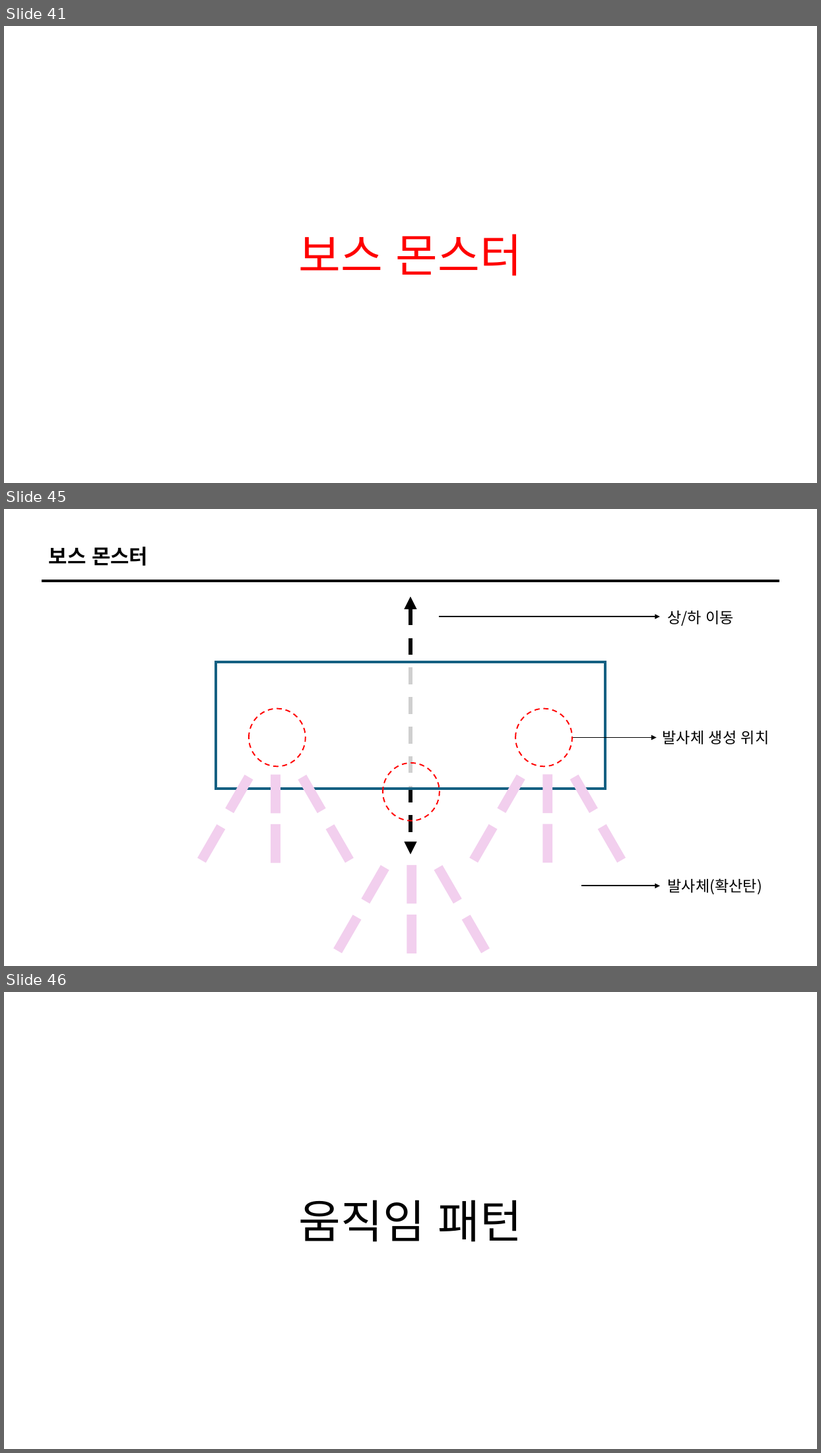
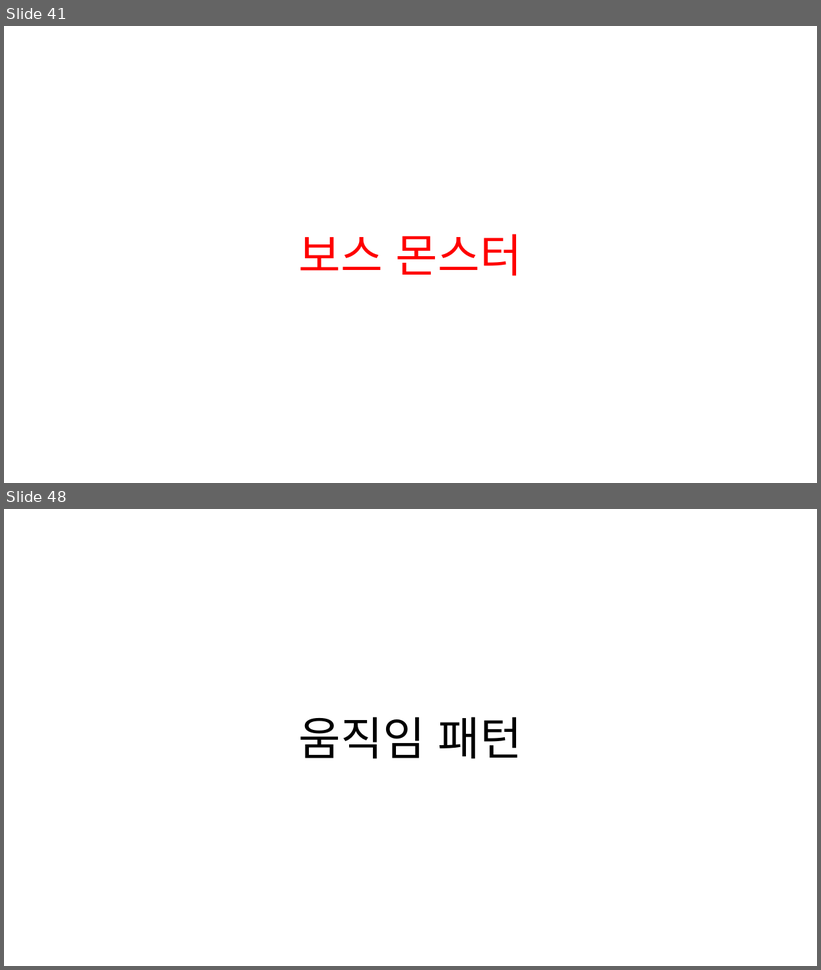
Before and after one commit to ikarijaeyoung/Project_SkyPower, a slide deck: Project_Design/백승헌/전투기획.pptx. Shown one above the other, each under a label of ours: slides 41, 45 and 46 before the commit, slides 41 and 48 after it; the slides between them are not shown. The pictures are 821x1453 and 821x970 pixels, drawn with LibreOffice and Linux fonts; fonts in the diff are those of the drawing. Boxes give left, top, right and bottom in pixels: in the first picture for what was removed or moved away, otherwise in the second. Text is boxed around its words. In the diff, an @@ line names an element or a change of style, - is before the commit and + after.

```diff
--- a/Project_Design/백승헌/전투기획.pptx
+++ b/Project_Design/백승헌/전투기획.pptx
@@ slide 45 removed at (4,509,817,966), background #FFFFFF @@
@@ text removed at (49,547,148,566) @@
-보스 몬스터
@@ line removed from (42, 581) to (780, 581) @@
@@ double arrow removed from (411, 597) to (411, 855) @@
@@ arrow removed from (439, 617) to (660, 617) @@
@@ text removed at (668,611,735,626) @@
-상/하 이동
@@ rectangle removed at (217,662,605,789) @@
@@ ellipse removed at (250,709,306,767) @@
@@ ellipse removed at (516,709,572,767) @@
@@ arrow removed from (572, 738) to (657, 738) @@
@@ text removed at (663,731,770,745) @@
-발사체 생성 위치
@@ ellipse removed at (383,763,440,821) @@
@@ rectangle removed at (226,775,253,814) @@
@@ rectangle removed at (271,775,281,814) @@
@@ rectangle removed at (298,775,326,814) @@
@@ rectangle removed at (498,775,525,814) @@
@@ rectangle removed at (543,775,553,814) @@
@@ rectangle removed at (570,775,598,814) @@
@@ rectangle removed at (197,824,225,863) @@
@@ rectangle removed at (271,824,281,863) @@
@@ rectangle removed at (326,824,354,863) @@
@@ rectangle removed at (469,824,498,863) @@
@@ rectangle removed at (543,824,553,863) @@
@@ rectangle removed at (598,824,626,863) @@
@@ rectangle removed at (362,865,389,904) @@
@@ rectangle removed at (407,865,417,904) @@
@@ rectangle removed at (434,865,462,904) @@
@@ text removed at (668,879,762,895) @@
-발사체(확산탄)
@@ arrow removed from (582, 886) to (660, 886) @@
@@ rectangle removed at (333,916,362,954) @@
@@ rectangle removed at (407,916,417,955) @@
@@ rectangle removed at (462,916,490,954) @@
@@ what was slide 46 is now slide 48 @@
```
Also in this commit, not shown: 2 slides changed, 4 slides added, 1 other slide removed, 6 other files.
